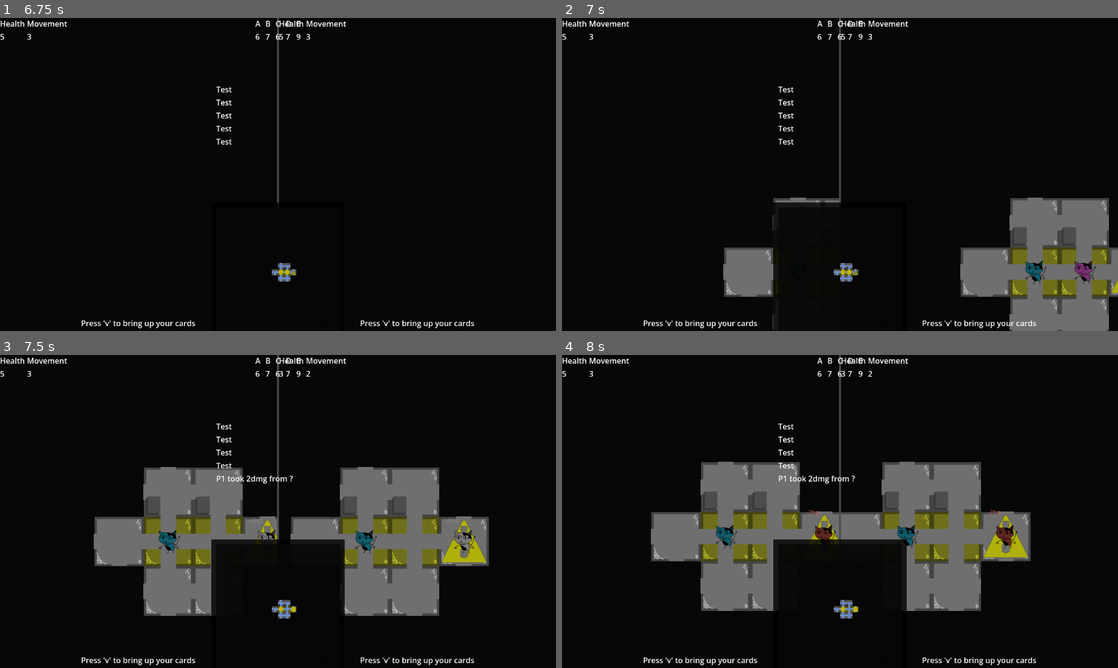
Above: before the commit, frames 1-4 (two rows, left to right).
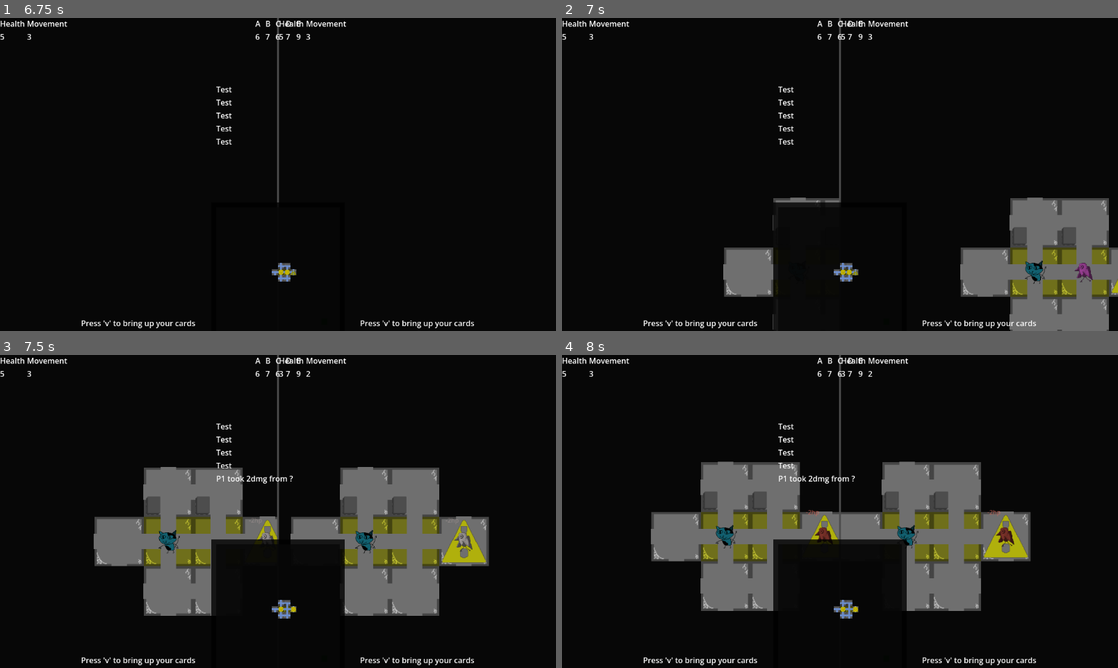
Above: after the commit, the same moments.

Repository: emrysshevek/gameganggame
Game: Godot game, scene res://scenes/title/title_screen.tscn
The game is run twice, just before and just after one commit, with the same random seed, the same clock (stepped at 60 frames per second) and the same inputs.
Inputs (mouse positions are in pixels of both pictures, inside the frame that each line leads up to):
- Up to frame 1 (6.75 s): tap Enter (toggle_end_turn) at 0.5, 2, 3.5 s; move the mouse to (250, 237) at 0.52 s; hold W (debug_up) 0.53-1.25 s; tap G (discard) at 0.6 s; click (250, 237) at 0.67 s; tap Space at 1.25, 2.75, 4.25 s; drag from (444, 221) to (250, 237) at 1.27 s; move the mouse to (111, 127) at 2.02 s; hold A (move_left) 2.03-2.75 s; tap C (toggle_cursor) at 2.1 s; drag from (305, 174) to (111, 127) at 2.77 s; move the mouse to (194, 96) at 3.52 s; hold S (debug_down) 3.53-4.25 s; hold Shift 3.53-4.25 s; drag from (400, 158) to (194, 96) at 4.27 s; move the mouse to (166, 190) at 5.02 s; hold W (debug_up) 5.03-5.75 s; tap Ctrl at 5.1 s; click (166, 190) at 5.17 s; drag from (333, 105) to (166, 190) at 5.77 s; move the mouse to (250, 237) at 6.52 s; hold D (move_right) from 6.53 s (still down); tap F (select) at 6.6 s
- Up to frame 2 (7 s): keep holding D (move_right)
- Up to frame 3 (7.5 s): release D (move_right) at 7.25 s; drag from (444, 558) to (250, 574) at 7.27 s
- Up to frame 4 (8 s): no input

Frame 1 is identical in both runs. In frame 2, 0.1% of the frame differs, in the area x 92-96%, y 77-85%; in frame 3, 0.2%; in frame 4, 0.2%, in the area x 45-82%, y 54-62%.

Commit message:
individual character icons

Diff:
--- a/scenes/origin_viewport.gd
+++ b/scenes/origin_viewport.gd
@@ -45,7 +45,8 @@
 	var new_character_sprite = character_sprite.instantiate()
 	new_character.bind_character_sprite(new_character_sprite)
 	new_character.move_request.connect(grid_man._on_object_move_request)
-	new_character_sprite.set_sprite(load("res://art/test_cat.png"))
+	var character_sprite_strings:Array[String] = ["res://art/test_cat.png", "res://art/test_bird.png", "res://art/rat.png", "res://art/frog.png"]
+	new_character_sprite.set_sprite(load(character_sprite_strings[new_character.character_id]))
 	new_character_sprite.set_sprite_scale(Vector2(0.5,0.5))
 	new_character_sprite.set_custom_offset(_tile_size - new_character_sprite.get_scaled_size())
 	character_sprites.append(new_character_sprite)
Binary file added: art/frog.aseprite
Binary file added: art/frog.png
Not shown, added: art/frog.png.import
Binary file added: art/rat.aseprite
Binary file added: art/rat.png
Not shown, added: art/rat.png.import
Binary file added: art/test_bird.aseprite
Binary file added: art/test_bird.png
Not shown, added: art/test_bird.png.import
